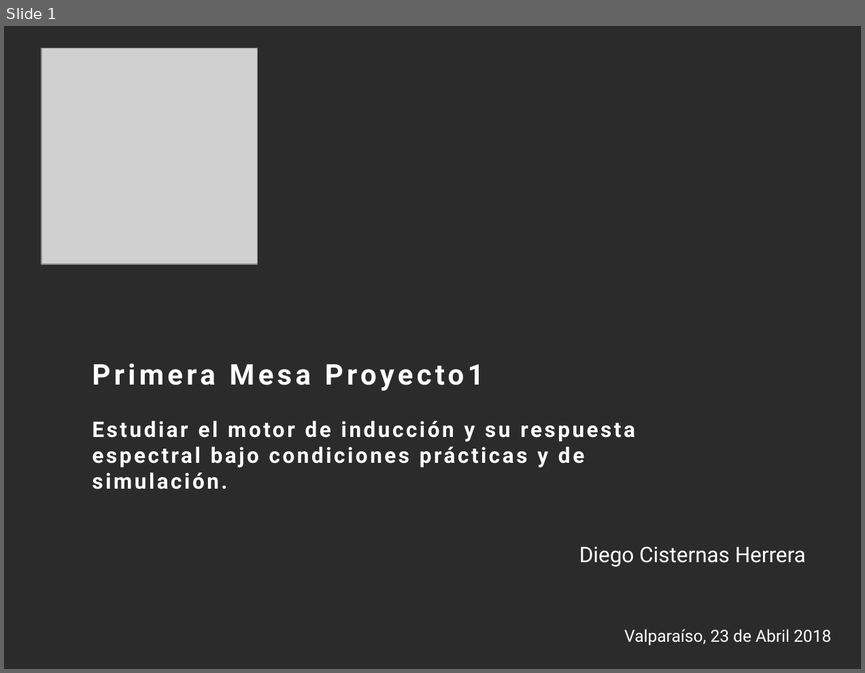
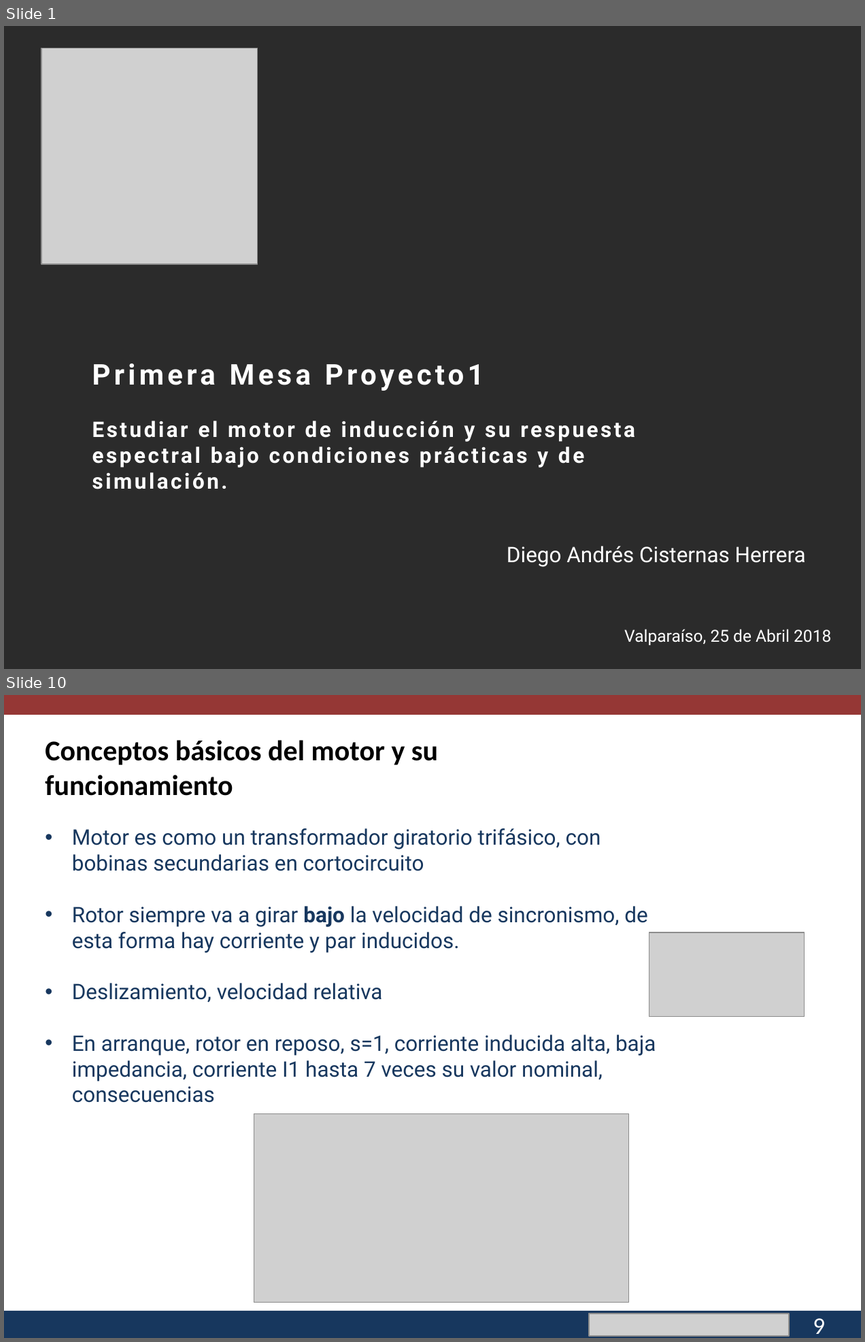
Before and after one commit to cisternashdiego/Proyecto1, a slide deck: Primera mesa.pptx. Shown one above the other, each under a label of ours: slide 1 before the commit, slides 1 and 10 after it; the slides between them are not shown. The pictures are 865x673 and 865x1342 pixels, drawn with LibreOffice and Linux fonts; fonts in the diff are those of the drawing; grey boxes stand for pictures; background and template pictures are left out; a plain dark background stands for a picture behind light text. Boxes give left, top, right and bottom in pixels: in the first picture for what was removed or moved away, otherwise in the second. Text is boxed around its words. In the diff, an @@ line names an element or a change of style, - is before the commit and + after.

```diff
--- a/Primera mesa.pptx
+++ b/Primera mesa.pptx
@@ slide 10 added at <box>4,695,861,1338</box>, background #FFFFFF @@
@@ rectangle added at <box>4,695,861,715</box>, fill #953735 @@
@@ text added at <box>45,740,438,796</box>, 24 pt, text #000000, bold @@
+Conceptos básicos del motor y su funcionamiento
@@ text added at <box>72,828,655,1102</box>, 18 pt, text #17375E @@
+• Motor es como un transformador giratorio trifásico, con bobinas secundarias en cortocircuito
+• Rotor siempre va a girar bajo la velocidad de sincronismo, de esta forma hay corriente y par inducidos.
+• Deslizamiento, velocidad relativa
+• En arranque, rotor en reposo, s=1, corriente inducida alta, baja impedancia, corriente I1 hasta 7 veces su valor nominal, consecuencias
@@ picture added at <box>649,932,804,1016</box> @@
@@ picture added at <box>254,1114,628,1302</box> @@
@@ rectangle added at <box>4,1310,861,1338</box>, fill #17375E @@
@@ picture added at <box>588,1312,788,1335</box> @@
@@ text added at <box>718,1311,861,1338</box>, 11 pt, text #FFFFFF @@
+pucv.cl
@@ text added at <box>813,1318,825,1334</box>, 20 pt, text #FFFFFF @@
+9
@@ slide 1 changed as well @@
@@ text at <box>507,546,806,567</box>: text changed @@
-Diego Cisternas Herrera
+Diego Andrés Cisternas Herrera
@@ text at <box>624,628,831,645</box>: text changed @@
-Valparaíso, 23 de Abril 2018
+Valparaíso, 25 de Abril 2018
```
Also in this commit, not shown: 16 other slides added, 1 slide removed, 2 other files.
